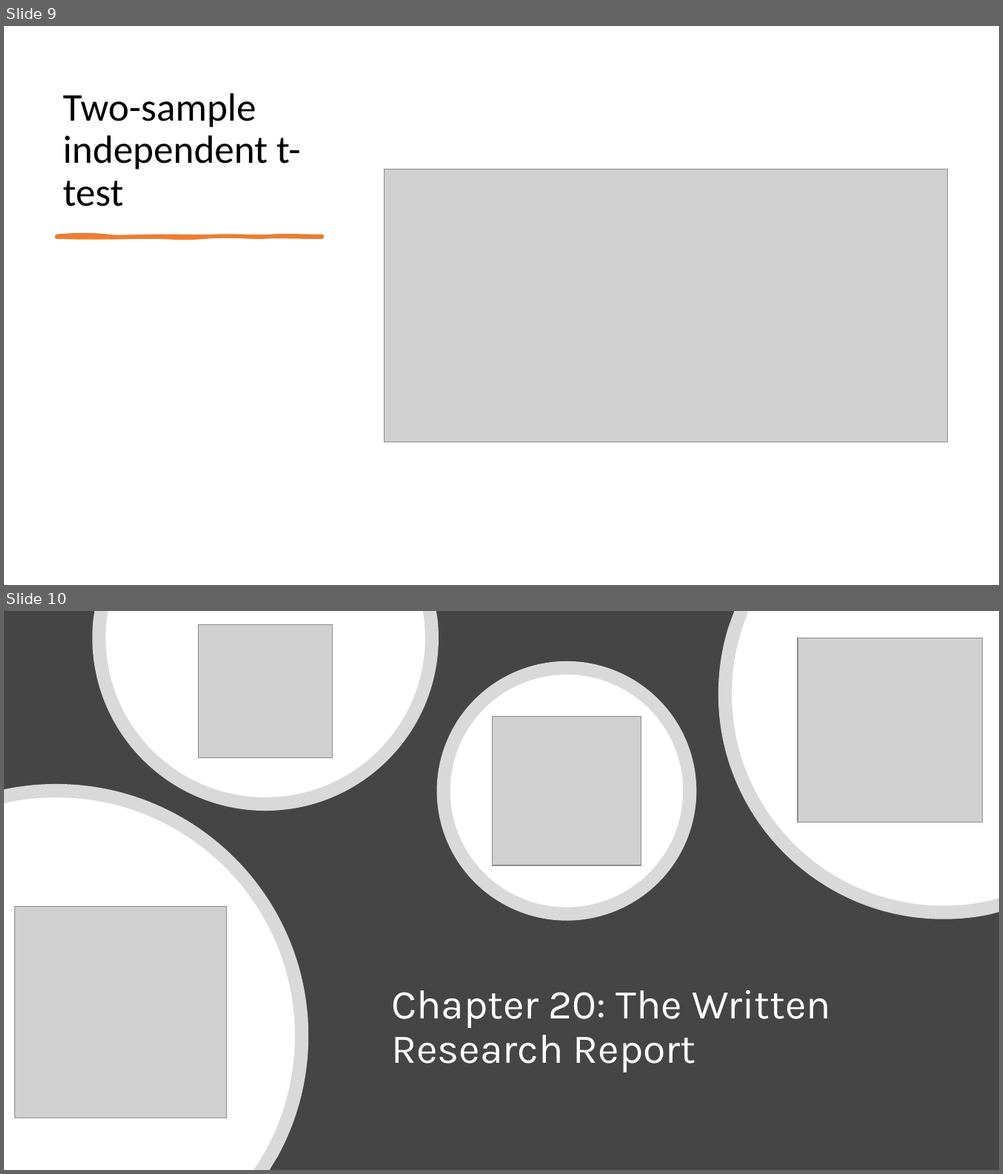
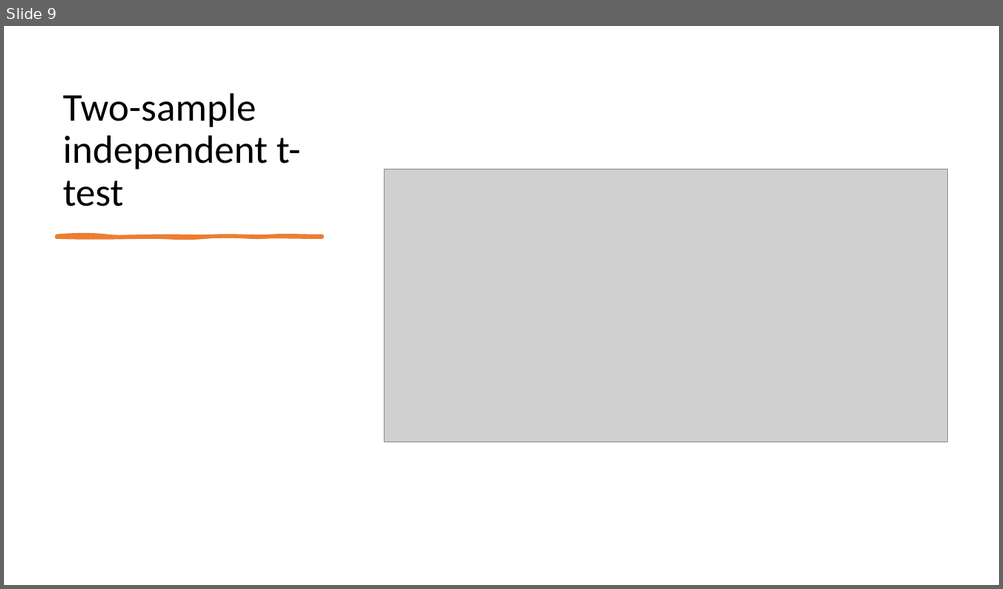
Before and after one commit to mikenguyen13/mar4050, a slide deck: lectures/10/2_Research Presentation.pptx. Shown one above the other, each under a label of ours: slides 9 and 10 before the commit, slide 9 after it. The pictures are 1003x1174 and 1003x589 pixels, drawn with LibreOffice and Linux fonts; fonts in the diff are those of the drawing; grey boxes stand for pictures. Boxes give left, top, right and bottom in pixels: in the first picture for what was removed or moved away, otherwise in the second. Text is boxed around its words. In the diff, an @@ line names an element or a change of style, - is before the commit and + after.

```diff
--- a/lectures/10/2_Research Presentation.pptx
+++ b/lectures/10/2_Research Presentation.pptx
@@ slide 10 removed at [4, 611, 999, 1170], background #454545 @@
@@ freeform shape removed at [92, 611, 438, 811] @@
@@ freeform shape removed at [105, 611, 425, 797] @@
@@ picture removed at [199, 624, 333, 758] @@
@@ freeform shape removed at [718, 611, 999, 920] @@
@@ freeform shape removed at [731, 611, 999, 906] @@
@@ picture removed at [798, 638, 982, 822] @@
@@ ellipse removed at [437, 661, 697, 920] @@
@@ ellipse removed at [450, 675, 683, 907] @@
@@ picture removed at [492, 716, 641, 866] @@
@@ freeform shape removed at [4, 784, 308, 1170] @@
@@ freeform shape removed at [4, 797, 295, 1170] @@
@@ picture removed at [14, 906, 226, 1119] @@
@@ title removed at [391, 991, 831, 1073] @@
-Chapter 20: The Written Research Report
```
Also in this commit, not shown: 16 other slides removed, 8 other files.
